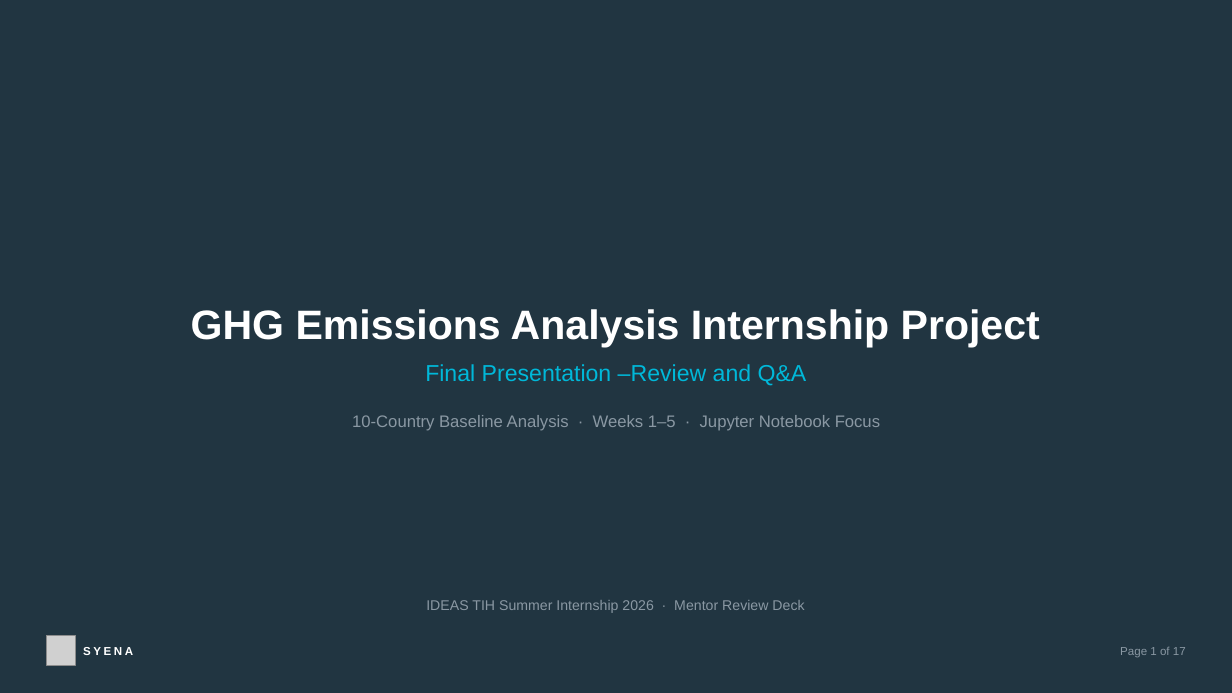
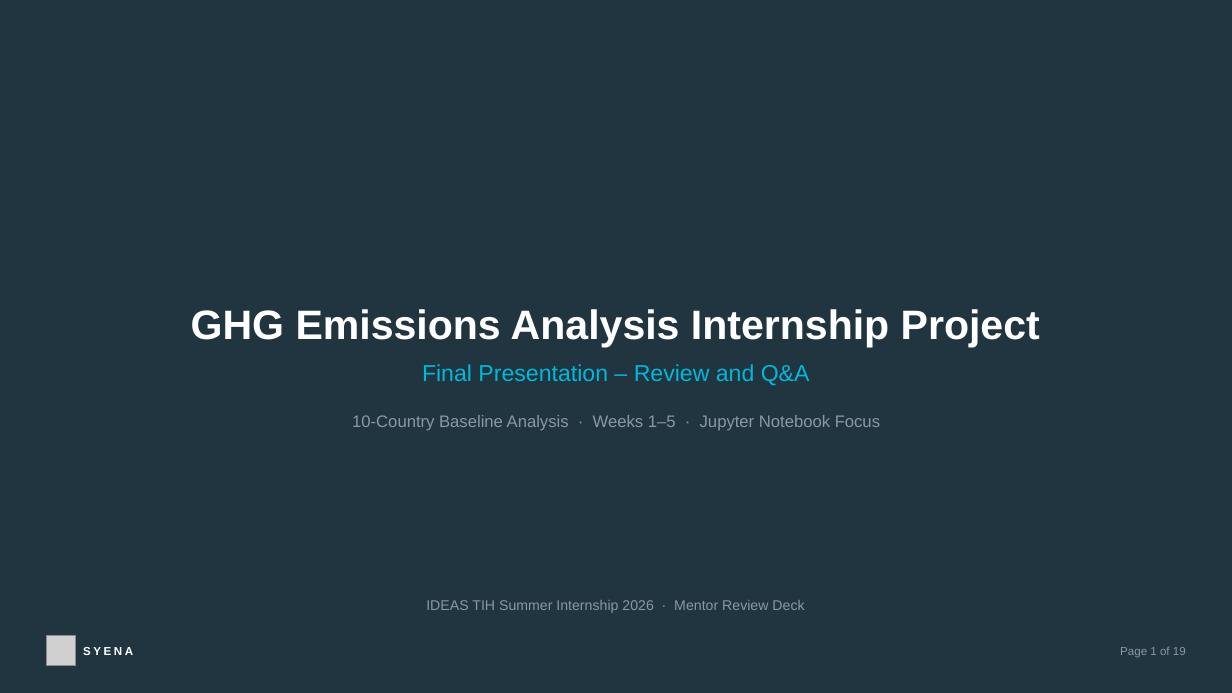
Before and after one commit to sauparnasarkar/climate-emissions-analysis-project, a slide deck: slide 1 of climate-dashboard-react/public/GHG_Internship_Review_QA_Deck.pptx. Drawn at 1232x693 pixels with LibreOffice and Linux fonts; fonts in the diff are those of the drawing; grey boxes stand for pictures. Boxes give left, top, right and bottom in pixels: in the first picture for what was removed or moved away, otherwise in the second. Text is boxed around its words. In the diff, an @@ line names an element or a change of style, - is before the commit and + after.

```diff
--- a/climate-dashboard-react/public/GHG_Internship_Review_QA_Deck.pptx
+++ b/climate-dashboard-react/public/GHG_Internship_Review_QA_Deck.pptx
@@ text at box(422, 364, 810, 386): spaces changed @@
-Final Presentation –Review and Q&A
+Final Presentation – Review and Q&A
@@ text at box(1120, 647, 1186, 657): text changed @@
-Page 1 of 17
+Page 1 of 19
```
Also in this commit, not shown: 16 other slides changed, 2 slides added.
